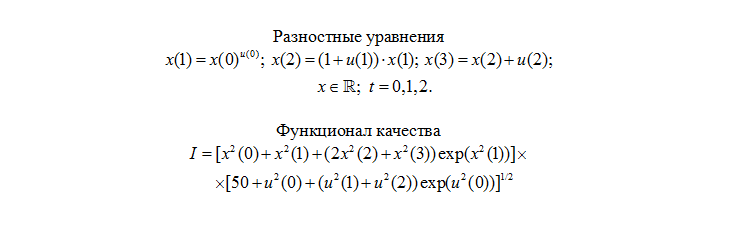
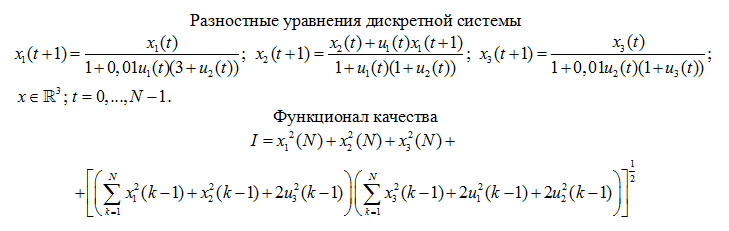
Revision of a layered 729 × 231 image; what changed, layer by layer:
added layer "Layer 3" above "Layer 2" over [14, 14, 712, 217]
hid "3" over [150, 22, 592, 209]
showed "2" over [14, 14, 712, 217]
